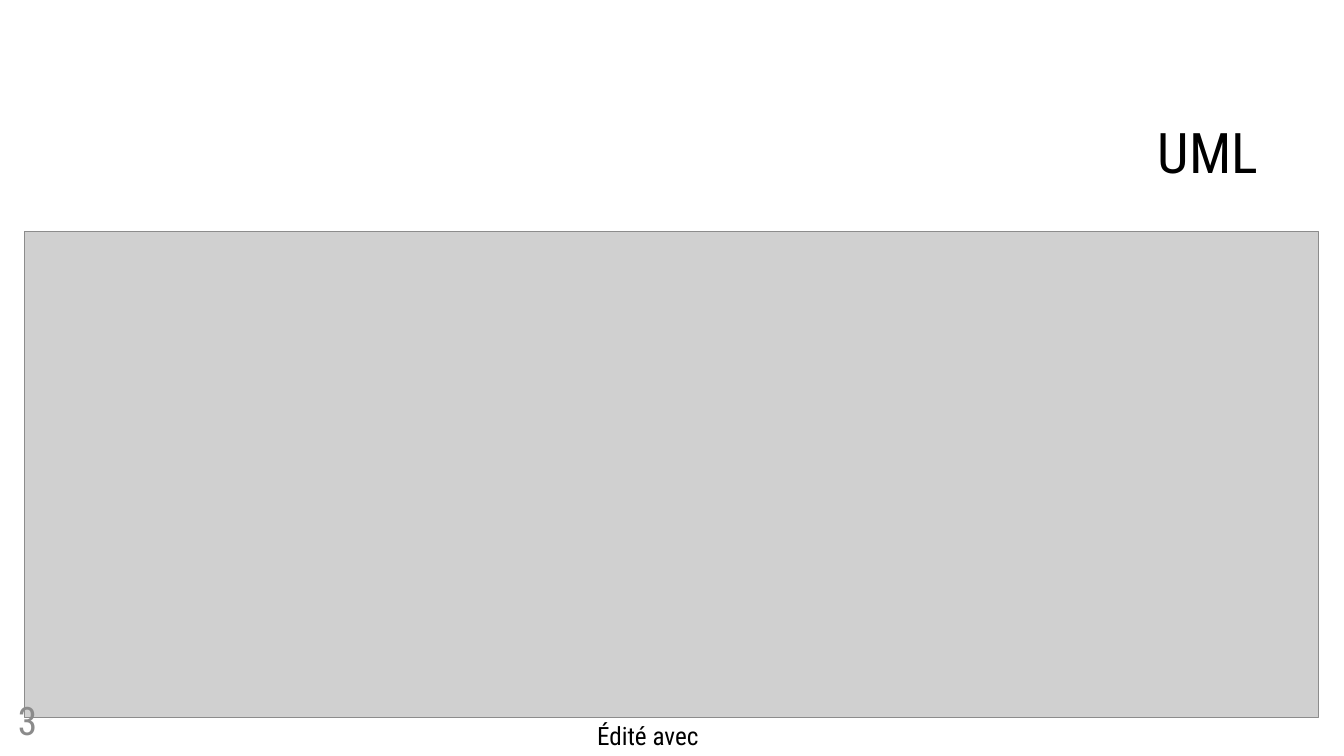
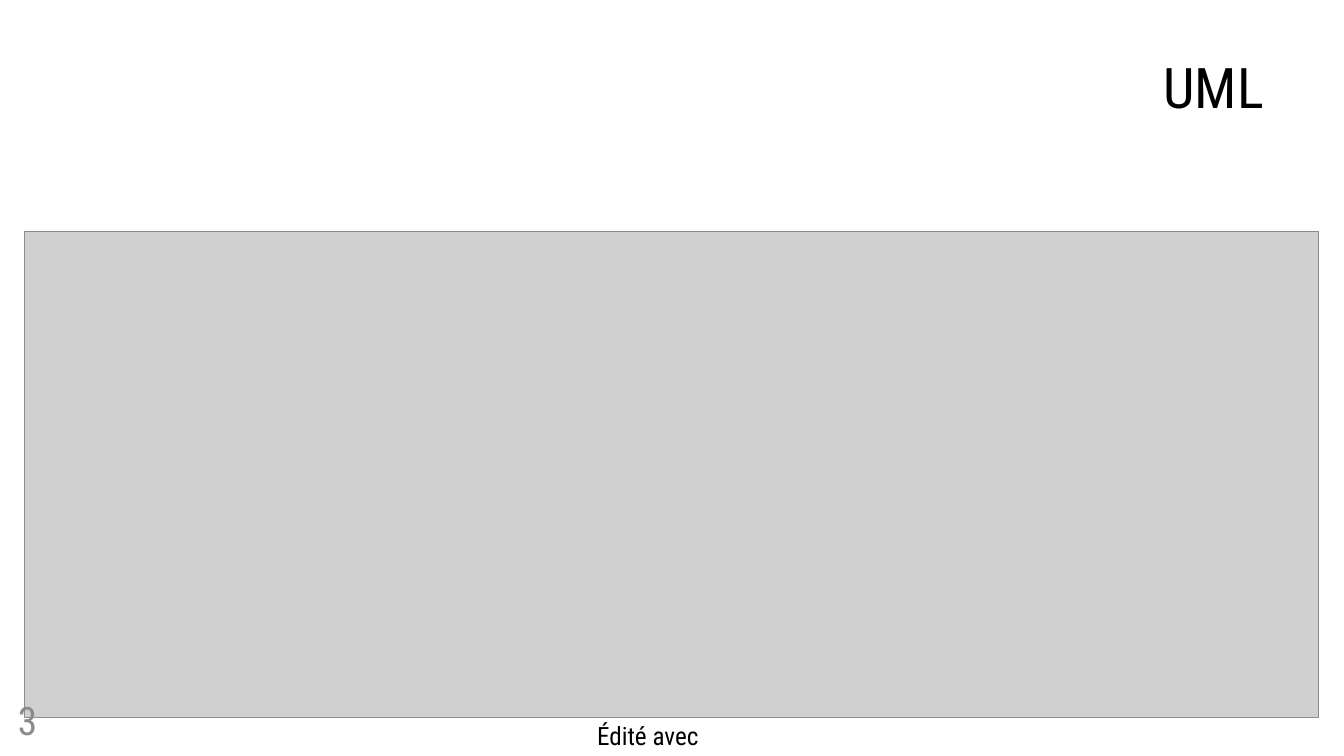
Before and after one commit to Sofiane-Sif/7WondersArchitect, a slide deck: slide 3 of Soutenance-Java.pptx. Drawn at 1344x756 pixels with LibreOffice and Linux fonts; fonts in the diff are those of the drawing; grey boxes stand for pictures; background and template pictures are left out. Boxes give left, top, right and bottom in pixels: in the first picture for what was removed or moved away, otherwise in the second. Text is boxed around its words. In the diff, an @@ line names an element or a change of style, - is before the commit and + after.

```diff
--- a/Soutenance-Java.pptx
+++ b/Soutenance-Java.pptx
@@ text "UML" moved from (x1=1158, y1=133, x2=1258, y2=174) to (x1=1164, y1=68, x2=1264, y2=109) @@
```
Also in this commit, not shown: 2 other slides changed, 1 slide added, 1 other file.
